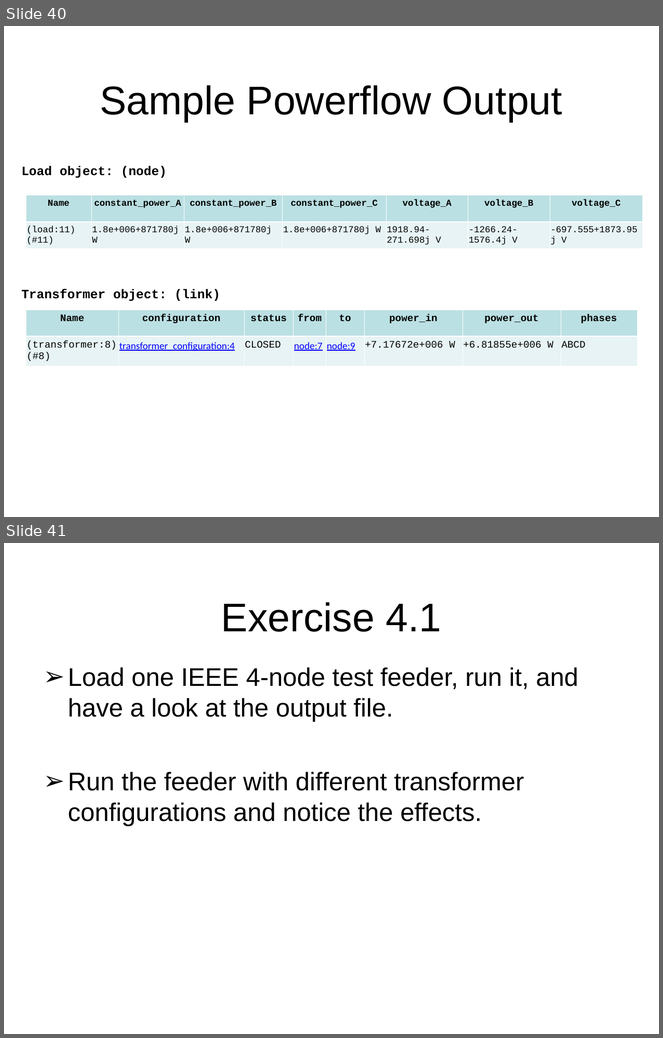
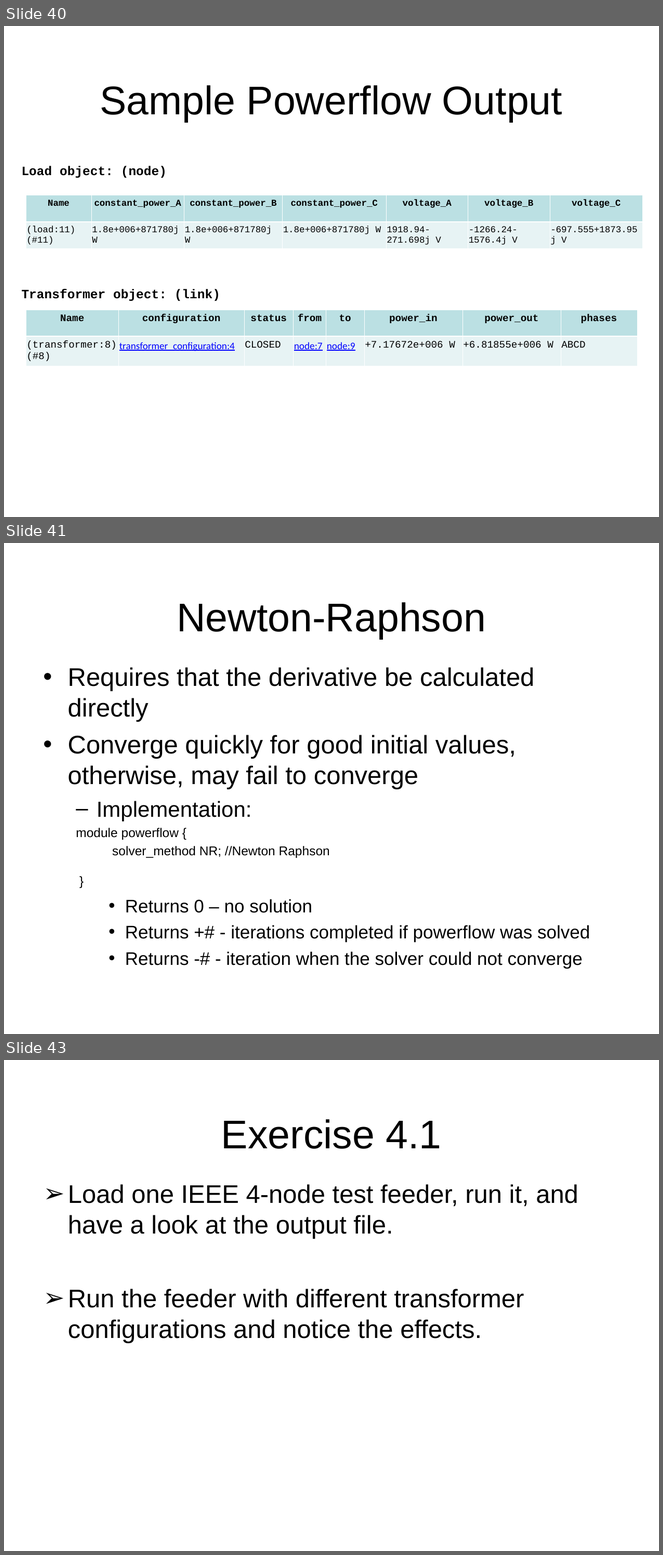
Before and after one commit to gridlab-d/course, a slide deck: 4.1 - Powerflow Module.pps. Shown one above the other, each under a label of ours: slides 40 and 41 before the commit, slides 40, 41 and 43 after it; the slides between them are not shown. The pictures are 663x1038 and 663x1555 pixels, drawn with LibreOffice and Linux fonts; fonts in the diff are those of the drawing; background and template pictures are left out. Boxes give left, top, right and bottom in pixels: in the first picture for what was removed or moved away, otherwise in the second. Text is boxed around its words. In the diff, an @@ line names an element or a change of style, - is before the commit and + after.

Commit message:
Chitra's revision - added Newton Raphson solver

```diff
--- a/4.1 - Powerflow Module.pps
+++ b/4.1 - Powerflow Module.pps
@@ slide 41 added at (4,543,659,1034), background picture (left out) @@
@@ title added at (177,602,486,639), 44 pt, text #000000 @@
+Newton-Raphson
@@ text added at (68,667,590,969), 20 pt, text #000000 @@
+• Requires that the derivative be calculated directly
+• Converge quickly for good initial values, otherwise, may fail to converge
+  – Implementation:
+  module powerflow {
+    solver_method NR; //Newton Raphson
+  }
+    • Returns 0 – no solution
+    • Returns +# - iterations completed if powerflow was solved
+    • Returns -# - iteration when the solver could not converge
@@ what was slide 41 is now slide 43 @@
```
Also in this commit, not shown: 1 slide changed, 1 other slide added.
